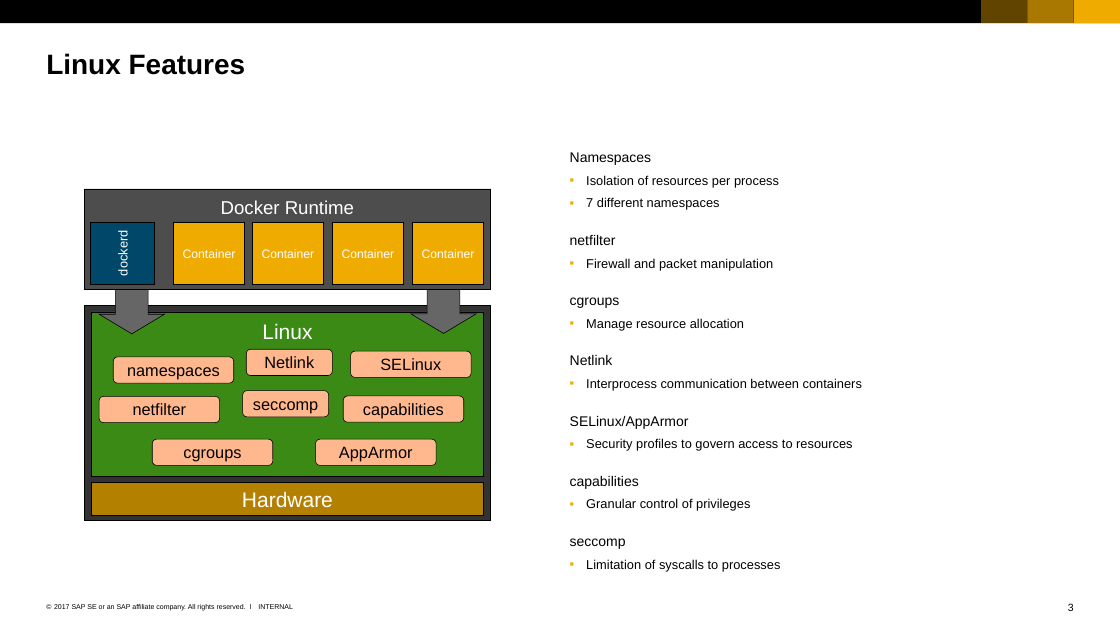
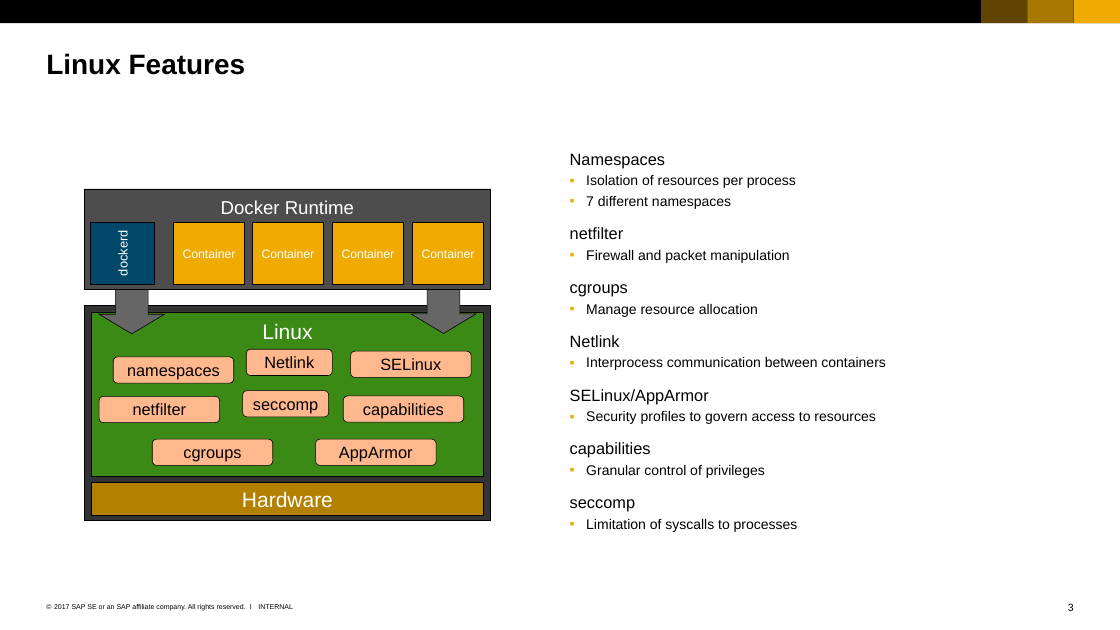
Before and after one commit to cuijiyao01/docker-k8s-training, a slide deck: slide 3 of docker/02_Members_of_docker_universe.pptx. Drawn at 1120x630 pixels with LibreOffice and Linux fonts; fonts in the diff are those of the drawing. Boxes give left, top, right and bottom in pixels: in the first picture for what was removed or moved away, otherwise in the second. Text is boxed around its words. In the diff, an @@ line names an element or a change of style, - is before the commit and + after.

```diff
--- a/docker/02_Members_of_docker_universe.pptx
+++ b/docker/02_Members_of_docker_universe.pptx
@@ text "Namespaces" at <box>570,153,885,532</box>: size 12 to 14 pt in "Namespaces", "netfilter", "cgroups", "Netlink" and 3 more places; size 11 to 12 pt in "Isolation of resources per process", "7 different namespaces", "Firewall and packet manipulation", "Manage resource allocation" and 4 more places; less space between paragraphs @@
```
Also in this commit, not shown: 9 other slides changed, 3 other files.
